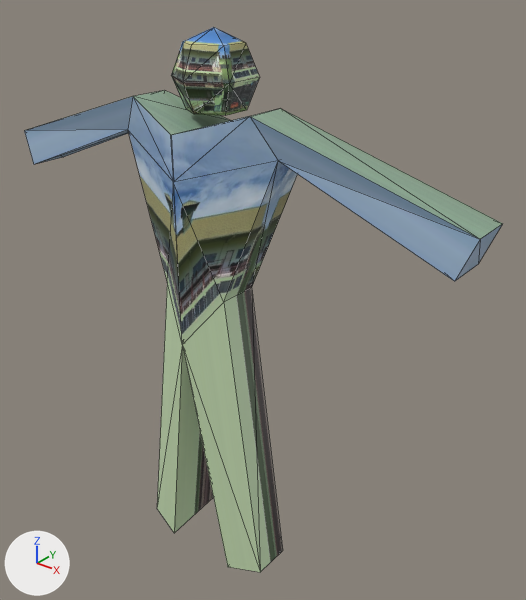
One commit to the COLLADA model animations/player_idle.dae: the scene before it, then after it.
Rendered twice from a camera (50 mm lens) standing at (11.05, -11.73, 10.89) and looking at (0.78, 1.12, 2.93). Arrows for +X, +Y and +Z are at lower left; the lights stay in place. Mesh edges are drawn as thin lines.
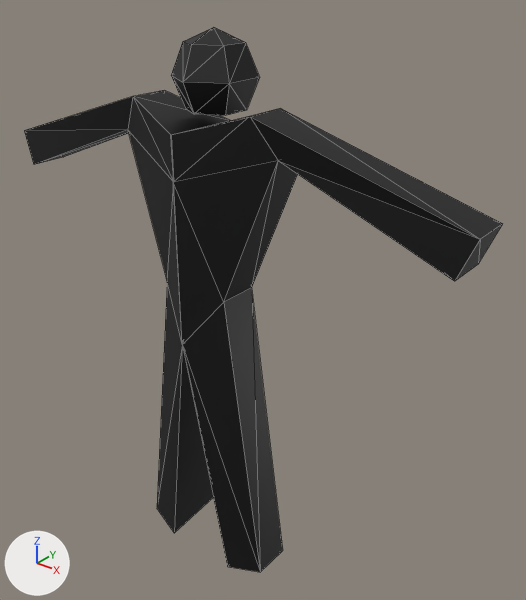
Where the change shows, as pixel boxes [x1, y1, x2, y2] in the pictures (526 x 600 px):
'Cylinder', surface changed
    both: [24, 27, 503, 572]

Diff of the bpy script that builds the scene:
```diff
--- a/animations/player_idle.dae.py
+++ b/animations/player_idle.dae.py
@@ img_something_png @@
+img_something_png = load_image('something.png', 'something.png', 1024, 1024, 'sRGB')
@@ mat_material_001 @@
 mat_material_001 = principled_material('Material.001')
-mat_material_001.texture = img_tickets27_png
+mat_material_001.texture = img_something_png
```
